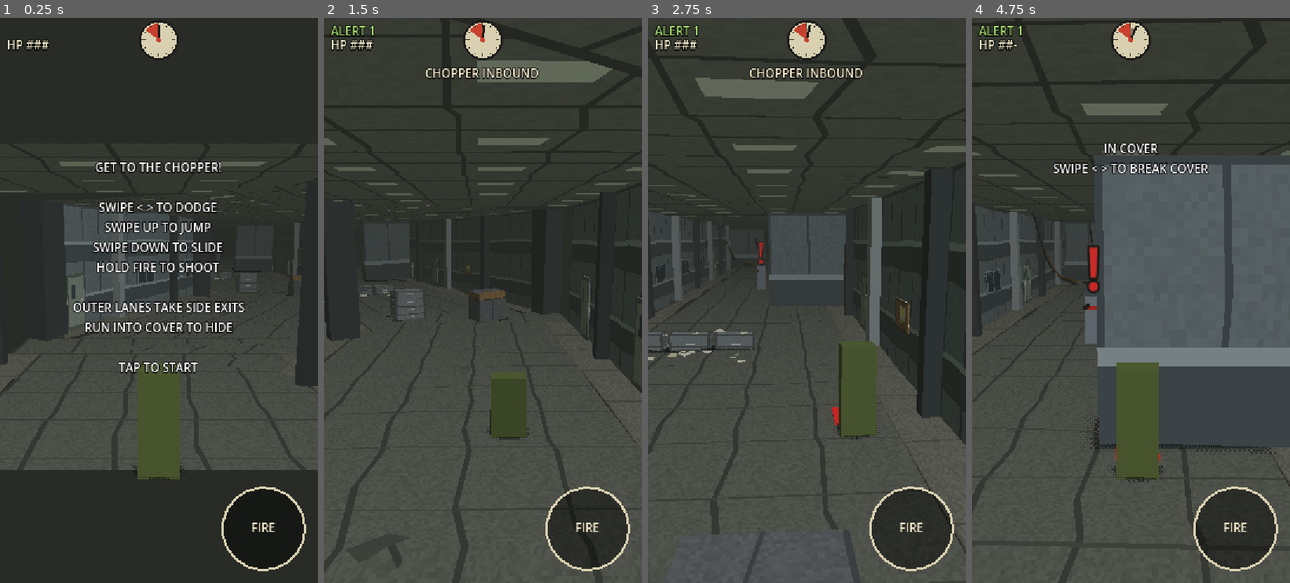
Above: before the commit, frames 1-4 (left to right).
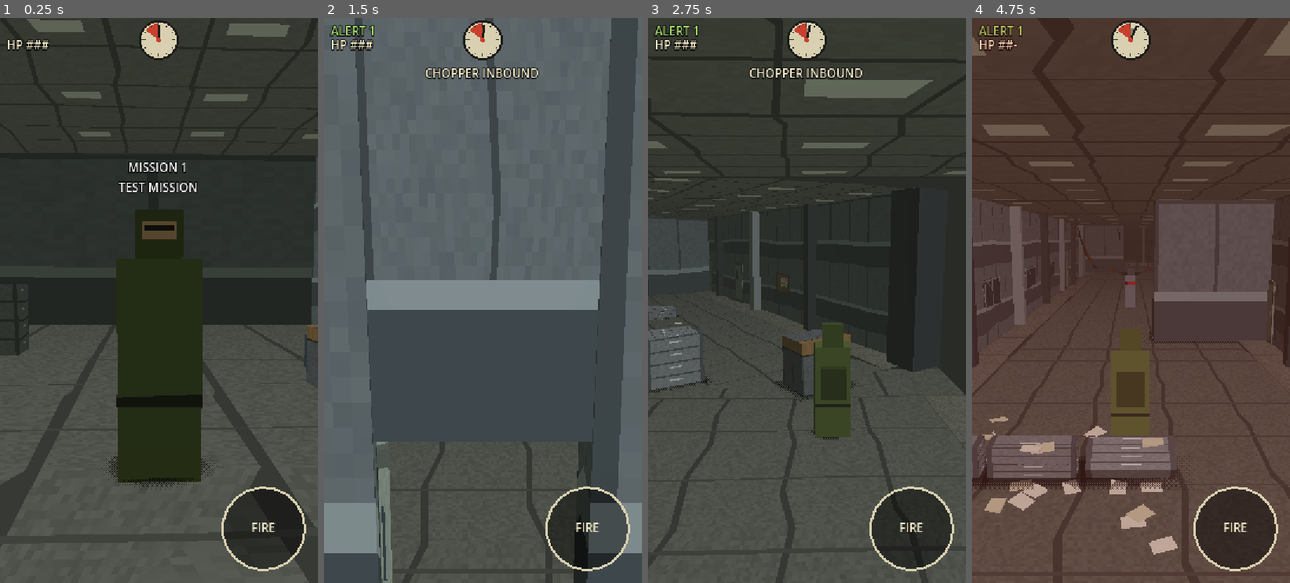
Above: after the commit, the same moments.

Repository: lhunt-gdev/get-to-the-chopper-test
Game: Godot game, scene res://game/levels/prototype_slice/prototype_slice.tscn
Same seed, same stepped clock (60 frames per second), same inputs: the game is played once before the commit and once after it.
Inputs (mouse positions are in pixels of both pictures, inside the frame that each line leads up to):
- Up to frame 1 (0.25 s): no input
- Up to frame 2 (1.5 s): tap Enter (ui_accept) at 0.5, 0.77 s; move the mouse to (552, 272) at 0.52 s; hold Right (ui_right) 0.53-1.25 s; click (552, 272) at 0.67 s; drag from (419, 328) to (467, 413) at 1.27 s
- Up to frame 3 (2.75 s): move the mouse to (838, 176) at 2.02 s; hold Right (ui_right) from 2.03 s (still down)
- Up to frame 4 (4.75 s): release Right (ui_right) at 2.75 s; drag from (1115, 413) to (1035, 215) at 2.77 s; move the mouse to (1226, 385) at 3.52 s; hold Left (ui_left) 3.53-4.25 s; tap Enter (ui_accept) at 3.77 s; drag from (1035, 215) to (1083, 159) at 4.27 s

The runs differ from the first frame. In frame 1, 35% of the frame differs, in the area x 0-100%, y 0-100%; in frame 2, 61%; in frame 3, 17%; in frame 4, 43%.

Commit message:
Add the mission intro: office start room, camera pan, door bash
- The mission starts in a small office room behind a closed door into
  the MAIN FLOOR LOBBY.
- GoldenEye-style opening: the camera pans from the front of the player
  round to behind them (mission name on screen), then TAP TO START.
  A tap during the pan skips it; retry skips it.
- On start the player bashes the door open (it swings out into the
  lobby) with an impact camera punch and shake; no swipes until through.
- The player model gets a head, face and backpack so front and back read.
- Camera shake is layered on top of the smoothed follow camera.

Co-Authored-By: Claude Opus 5.5 <noreply@anthropic.com>

Diff:
--- a/game/config/tuning.gd
+++ b/game/config/tuning.gd
@@ -65,6 +65,13 @@
 @export var chopper_gone_at: float = 58.0
 ## How long a stage's message stays under the clock (LIFTING OFF stays until the end).
 @export var chopper_message_time: float = 3.0
+
+@export_group("Intro")
+## Length of the start room, and how far behind its door the player starts (metres).
+@export var start_room_length: float = 14.0
+@export var start_offset: float = 6.0
+## How long the opening camera pan takes, front of the player round to behind.
+@export var intro_pan_time: float = 3.5
 
 @export_group("Capture")
 ## Missing the exit at a no-way-on end stops the player this far from the end.
--- a/game/levels/prototype_slice/prototype_slice.gd
+++ b/game/levels/prototype_slice/prototype_slice.gd
@@ -74,6 +74,14 @@
 var _clock: ExtractionClock
 ## How far the camera follows the player across the road (0.6 normally, 1.0 beside a wall).
 var _camera_follow := 0.6
+## The opening camera pan: seconds left (0 once it's over or skipped).
+var _intro_left := 0.0
+## The start room's door, until the player bashes through it.
+var _door: Node3D = null
+## Camera jolt after the door bash (1 at impact, decays to 0).
+var _shake := 0.0
+## Where the camera would be without any shake (the smoothed follow position).
+var _cam_base := Transform3D.IDENTITY
 ## Obstacles can't trip you again until this game time (seconds into the run), after a stumble.
 var _stumble_grace_until := -1.0
 
@@ -116,18 +124,25 @@
 	GameState.alert_changed.connect(_on_alert_changed.unbind(1))
 
 	_promote(_make_segment(_graph.start_id, 0.0, {}, Transform3D.IDENTITY))
+	# The mission starts in an office room behind a closed door into the first area.
+	_build_start_room(_segments[0])
+	_player.distance = -tuning.start_offset
 	_place_player()
-	_update_camera(1.0)
 	if _skip_title:
+		_update_camera(1.0)
 		start_run()
 	else:
-		_hud.show_title()
+		# GoldenEye-style opening: pan from the front of the player round to behind them.
+		_intro_left = tuning.intro_pan_time
+		_hud.show_mission_title(String(_graph.mission().get("title", "")))
+		_update_camera(1.0)
 
 
 func start_run() -> void:
 	if _started:
 		return
 	_started = true
+	_intro_left = 0.0  # a tap during the pan skips it
 	_hud.hide_title()
 	GameState.start_run(START_ALERT)
 	_runner.begin(_graph, false)
@@ -135,7 +150,13 @@
 
 
 func _physics_process(delta: float) -> void:
+	if _intro_left > 0.0:
+		_intro_left -= delta
+		if _intro_left <= 0.0 and not _started:
+			_hud.show_title()  # the pan has ended behind the player: TAP TO START
 	if GameState.run_active:
+		if _door != null and _player.distance_run() >= -0.9:
+			_bash_door()
 		_runner.update(_player.distance_run(), _player.lane)
 		_check_obstacles()
 		_update_combat(delta)
@@ -903,6 +924,66 @@
 	return holder
 
 
+## The office room the mission starts in, behind the first segment (negative distances), with a
+## closed door into it: side and back walls, floor, ceiling, a desk, a chair, a filing cabinet,
+## and the odd window / notice board. The door is bashed open at the start of the run.
+func _build_start_room(seg: Dictionary) -> void:
+	var room := Node3D.new()
+	room.name = "StartRoom"
+	seg["node"].add_child(room)
+	var L := tuning.start_room_length
+	var road_w := tuning.lane_count * tuning.lane_width
+	var half := road_w / 2.0 + 1.0
+	var theme: Dictionary = THEMES["office"]
+	var wall_tex := _wall_texture(theme)
+	_strip(room, seg, -L, 0.0, 0.0, half * 2.0, 0.0, PsxTextures.office_floor(), float(tuning.lane_count), tuning.lane_width)
+	var roof := _strip(room, seg, -L, 0.0, 0.0, half * 2.0, CEILING_Y, PsxTextures.office_ceiling(), road_w / 2.0, 2.0)
+	roof.rotate_object_local(Vector3.FORWARD, PI)
+	for side in [-1, 1]:
+		_wall(room, seg, -L, 0.0, side * half, side, CEILING_Y, wall_tex)
+	var office := PsxMaterials.textured(wall_tex, Vector2(3, 2))
+	_item_box(room, seg, -L, Vector3(0, CEILING_Y / 2.0, 0.15), Vector3(half * 2.0, CEILING_Y, 0.3), Color.WHITE).material_override = office
+	# The front wall, with a doorway in the player's lane.
+	var dx := _player.lane_x(tuning.lane_count / 2)
+	var dw := 1.2
+	var dh := 2.3
+	var front := -0.15
+	var left_w := dx - dw / 2.0 + half
+	var right_w := half - (dx + dw / 2.0)
+	_item_box(room, seg, 0.0, Vector3(-half + left_w / 2.0, CEILING_Y / 2.0, front), Vector3(left_w, CEILING_Y, 0.3), Color.WHITE).material_override = office
+	_item_box(room, seg, 0.0, Vector3(half - right_w / 2.0, CEILING_Y / 2.0, front), Vector3(right_w, CEILING_Y, 0.3), Color.WHITE).material_override = office
+	_item_box(room, seg, 0.0, Vector3(dx, (dh + CEILING_Y) / 2.0, front), Vector3(dw, CEILING_Y - dh, 0.3), Color.WHITE).material_override = office
+	# The door hangs on a hinge at the left of the doorway.
+	var hinge := Node3D.new()
+	room.add_child(hinge)
+	hinge.transform = _frame_at(seg, 0.0) * Transform3D(Basis.IDENTITY, Vector3(dx - dw / 2.0, 0, front))
+	var panel := _box(hinge, Vector3(dw - 0.04, dh - 0.02, 0.07), Vector3(dw / 2.0, dh / 2.0, 0), Color.WHITE)
+	panel.material_override = PsxMaterials.textured(PsxTextures.door(), Vector2(3, 2))
+	_door = hinge
+	# Furniture, clear of the player's lane.
+	_item_box(room, seg, -8.0, Vector3(_player.lane_x(0), 0.38, 0), Vector3(1.4, 0.76, 0.8), Color.WHITE).material_override = \
+			PsxMaterials.textured(PsxTextures.desk(), Vector2(3, 2))
+	_item_box(room, seg, -8.9, Vector3(_player.lane_x(0) + 0.2, 0.25, 0), Vector3(0.45, 0.5, 0.45), Color("3e4c5c"))  # chair
+	_item_box(room, seg, -10.5, Vector3(_player.lane_x(tuning.lane_count - 1), 0.65, 0), Vector3(0.9, 1.3, 0.7), Color.WHITE).material_override = \
+			PsxMaterials.textured(PsxTextures.cabinet(), Vector2(3, 2))
+	_item_box(room, seg, -6.0, Vector3(-(half - 0.03), 1.65, 0), Vector3(0.05, 0.9, 1.6), Color.WHITE).material_override = \
+			PsxMaterials.textured(PsxTextures.office_window(), Vector2(3, 2))
+	_item_box(room, seg, -9.0, Vector3(half - 0.03, 1.5, 0), Vector3(0.05, 0.75, 1.1), Color.WHITE).material_override = \
+			PsxMaterials.textured(PsxTextures.notice_board(), Vector2(3, 2))
+
+
+## Out of the room: the door flies open off its hinge and the camera jolts.
+func _bash_door() -> void:
+	var door := _door
+	_door = null
+	RunLog.record_event("door_bash", {})
+	_shake = 1.0
+	# Swings away from the player, out into the lobby, as if shouldered open.
+	var tween := door.create_tween()
+	tween.tween_property(door, "rotation:y", door.rotation.y + 1.9, 0.16).set_ease(Tween.EASE_OUT)
+	tween.parallel().tween_property(door, "rotation:z", door.rotation.z + 0.1, 0.16)
+
+
 ## Where there is no way straight on: a wall across the middle lanes. Only the outer lanes (ladders) get out.
 func _build_dead_end(parent: Node3D, seg: Dictionary) -> void:
 	var length: float = seg["length"]
@@ -1428,7 +1509,7 @@
 func _on_swipe(dir: Vector2i) -> void:
 	if not _started:
 		start_run()
-	elif GameState.run_active:
+	elif GameState.run_active and _player.distance_run() > 0.3:  # no swipes until through the door
 		_player.handle_swipe(dir)
 
 
@@ -1491,7 +1572,33 @@
 			near_wall = true
 			break
 	_camera_follow = move_toward(_camera_follow, 1.0 if near_wall else 0.6, delta * 3.0)
-	var eye := f * Vector3(x * _camera_follow, 3.4, 5.5)
-	var look := f * Vector3(x * 0.8, 1.0, -10.0)
+	var eye_local := Vector3(x * _camera_follow, 3.4, 5.5)
+	var look_local := Vector3(x * 0.8, 1.0, -10.0)
+	if _intro_left > 0.0 and not _started:
+		# Opening pan: from in front of the player (looking back at them) round the side to the
+		# play camera behind them, where it ends exactly.
+		var e := smoothstep(0.0, 1.0, 1.0 - _intro_left / tuning.intro_pan_time)
+		var angle := PI * e
+		var r := lerpf(3.0, 5.5, e * e)
+		eye_local = Vector3(x + sin(angle) * r * 0.75, lerpf(1.5, 3.4, e), -cos(angle) * r)
+		# Keep the player framed for most of the pan; only turn to look ahead at the very end.
+		look_local = Vector3(x, 1.3, 0.0).lerp(look_local, smoothstep(0.75, 1.0, e))
+		_camera.global_transform = Transform3D(Basis.IDENTITY, f * eye_local).looking_at(f * look_local, Vector3.UP)
+		_cam_base = _camera.global_transform
+		return
+	var eye := f * eye_local
+	var look := f * look_local
 	var target := Transform3D(Basis.IDENTITY, eye).looking_at(look, Vector3.UP)
-	_camera.global_transform = _camera.global_transform.interpolate_with(target, clampf(delta * 8.0, 0.0, 1.0))
+	# The smoothed camera, kept apart from the shake so the smoothing can't swallow it.
+	_cam_base = _cam_base.interpolate_with(target, clampf(delta * 8.0, 0.0, 1.0))
+	_camera.global_transform = _cam_base
+	if _shake > 0.0:
+		# Impact: a punch forward, then a hard shake with a little roll, settling over ~0.45 s.
+		_shake = maxf(0.0, _shake - delta / 0.45)
+		var s := _shake * _shake
+		var b := _cam_base.basis
+		var punch := -b.z * 0.35 * s
+		var jitter := (b.x * randf_range(-1, 1) + b.y * randf_range(-1, 1)) * 0.22 * s
+		_camera.global_transform = Transform3D(
+				b.rotated(b.z, randf_range(-0.06, 0.06) * s).rotated(b.x, randf_range(-0.04, 0.04) * s),
+				_cam_base.origin + punch + jitter)
--- a/game/levels/prototype_slice/route.json
+++ b/game/levels/prototype_slice/route.json
@@ -1,5 +1,6 @@
 {
   "mission": "prototype_slice",
+  "title": "MISSION 1\nTEST MISSION",
   "authored_for_lanes": 5,
   "chopper": {"lands_at": 15, "lifts_at": 58, "gone_at": 68},
   "start": "main_floor_lobby",
--- a/game/player/player.gd
+++ b/game/player/player.gd
@@ -40,6 +40,13 @@
 	var skin := PsxMaterials.flat(Color("5b6b3a"))
 	_skin = skin
 	_body.material_override = skin
+	# A head with a face on the front and a backpack on the back, so front and back read (the
+	# opening camera pan goes round the player). Children of the body, so they duck and stumble with it.
+	_part(_body, Vector3(0.34, 0.34, 0.34), Vector3(0, 0.98, 0), Color("4a5a30"))           # head / balaclava
+	_part(_body, Vector3(0.24, 0.12, 0.03), Vector3(0, 1.0, -0.17), Color("d4a482"))        # face
+	_part(_body, Vector3(0.2, 0.04, 0.035), Vector3(0, 1.02, -0.18), Color("1c1c1a"))        # eyes
+	_part(_body, Vector3(0.44, 0.52, 0.2), Vector3(0, 0.2, 0.28), Color("3a4426"))          # backpack
+	_part(_body, Vector3(0.62, 0.08, 0.42), Vector3(0, -0.2, 0.0), Color("2a2e22"))         # belt
 	_shadow = MeshInstance3D.new()
 	_shadow.name = "Shadow"
 	_shadow.mesh = PsxMaterials.shadow_mesh(Vector2(tuning.player_shadow_size, tuning.player_shadow_size * 0.8))
@@ -162,6 +169,16 @@
 	_update_visuals()
 
 
+func _part(parent: Node3D, size: Vector3, pos: Vector3, color: Color) -> void:
+	var m := MeshInstance3D.new()
+	var mesh := BoxMesh.new()
+	mesh.size = size
+	m.mesh = mesh
+	m.material_override = PsxMaterials.flat(color)
+	m.position = pos
+	parent.add_child(m)
+
+
 ## Entering a side branch renumbers the lanes under you (you stay where you are in the world).
 func shift_lanes(by: int) -> void:
 	lane = clampi(lane + by, 0, tuning.lane_count - 1)
--- a/game/ui/hud/hud.gd
+++ b/game/ui/hud/hud.gd
@@ -207,6 +207,11 @@
 	_title.text = "GET TO THE CHOPPER!\n\nSWIPE < > TO DODGE\nSWIPE UP TO JUMP\nSWIPE DOWN TO SLIDE\nHOLD FIRE TO SHOOT\n\nOUTER LANES TAKE SIDE EXITS\nRUN INTO COVER TO HIDE\n\nTAP TO START"
 
 
+## During the opening pan: just the mission name.
+func show_mission_title(title: String) -> void:
+	_title.text = title
+
+
 func hide_title() -> void:
 	_title.text = ""
 
--- a/tests/autoplay/autoplay.gd
+++ b/tests/autoplay/autoplay.gd
@@ -87,6 +87,8 @@
 	var lane_count: int = _player.tuning.lane_count
 
 	_shoot()
+	if d < 0.3:
+		return  # still in the start room: no steering until we're through the door
 	if _player.in_cover:
 		_took_cover = true
 		_cover_frames += 1
Not shown, changed: README.md
Not shown, changed: docs/design/decision-log.md
